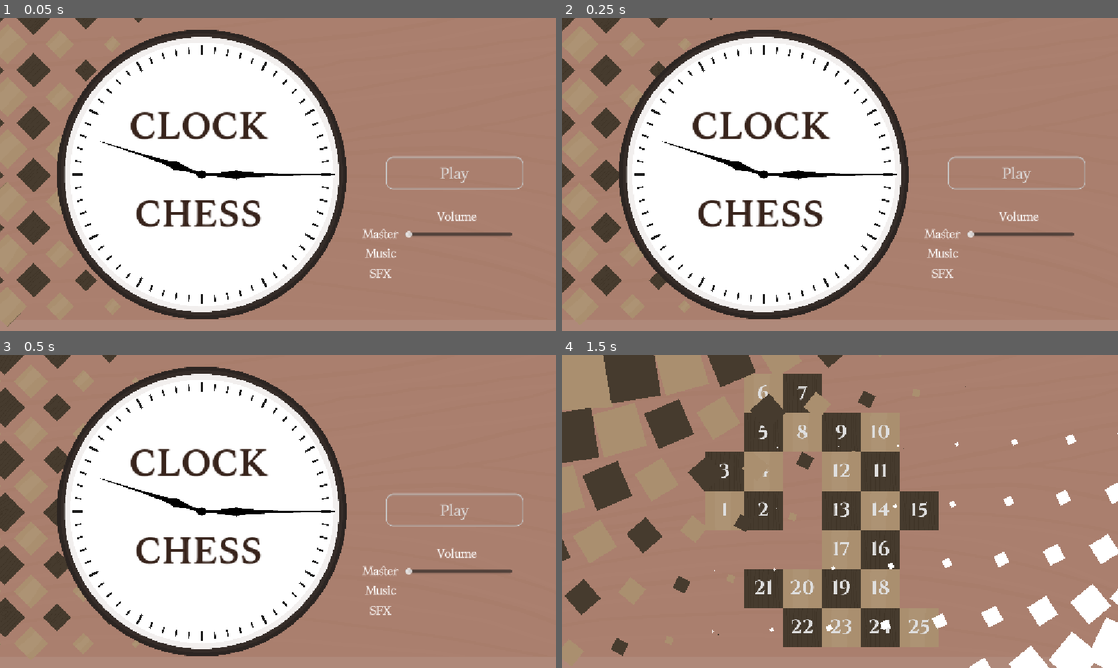
Above: before the commit, frames 1-4 (two rows, left to right).
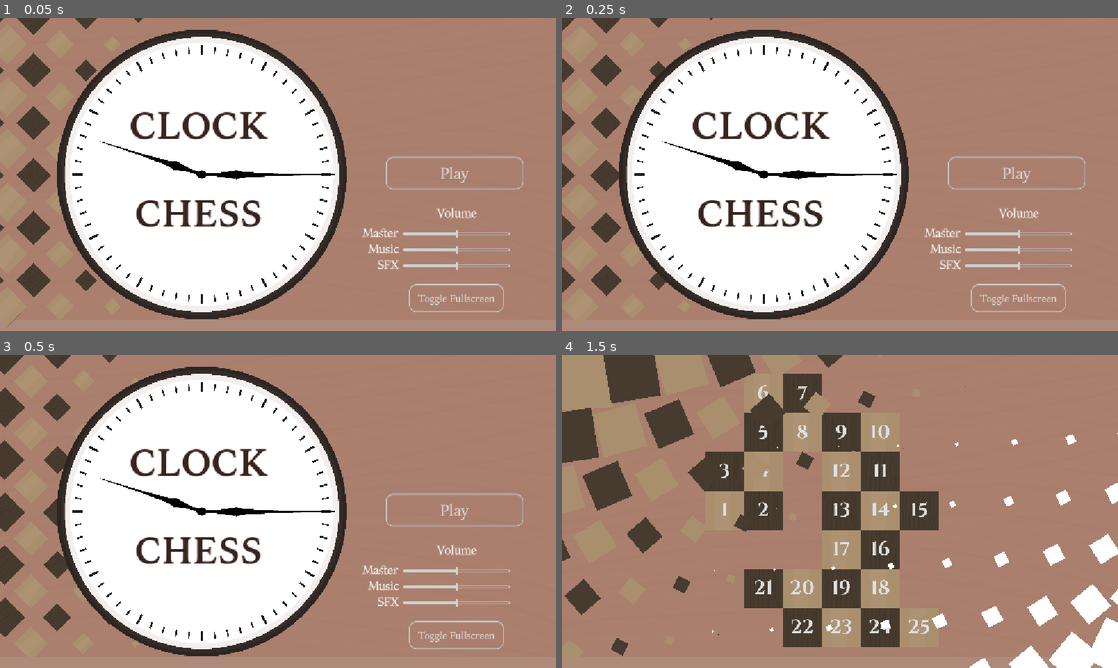
Above: after the commit, the same moments.

Repository: yourname3/gmtk-2026
Game: Godot game, scene res://main_menu/main_menu.tscn
Same seed, same stepped clock (60 frames per second), same inputs: the game is played once before the commit and once after it.
Inputs:
- Up to frame 1 (0.05 s): no input
- Up to frame 2 (0.25 s): no input
- Up to frame 3 (0.5 s): no input
- Up to frame 4 (1.5 s): click "Play" at 0.5 s; click "1" at 1.25 s

The runs differ from the first frame. In frame 1, 1.4% of the frame differs, in the area x 65-93%, y 60-94%; in frame 2, 1.4%; in frame 3, 1.4%; in frame 4, nothing differs.

Commit message:
more work on main menu

Diff:
--- a/abstract_theme.tres
+++ b/abstract_theme.tres
@@ -1,5 +1,7 @@
 [gd_resource type="Theme" format=3 uid="uid://dyhudw6pqmags"]
 
+[ext_resource type="Texture2D" uid="uid://djtanlv6kp25y" path="res://main_menu/slider.png" id="1_dwgrq"]
+[ext_resource type="Texture2D" uid="uid://cinl3ynfe375g" path="res://main_menu/slider_normal.png" id="1_grfk5"]
 [ext_resource type="FontFile" uid="uid://duavmdhnyehrq" path="res://font/Kelvinch-Roman.otf" id="1_i4vvh"]
 
 [sub_resource type="StyleBoxFlat" id="StyleBoxFlat_7ykut"]
@@ -63,6 +65,37 @@
 corner_radius_bottom_right = 14
 corner_radius_bottom_left = 14
 
+[sub_resource type="StyleBoxFlat" id="StyleBoxFlat_fv3ic"]
+content_margin_right = 1.0
+bg_color = Color(0.81960785, 0.81960785, 0.81960785, 1)
+corner_radius_top_left = 2
+corner_radius_top_right = 2
+corner_radius_bottom_right = 2
+corner_radius_bottom_left = 2
+
+[sub_resource type="StyleBoxFlat" id="StyleBoxFlat_83mic"]
+content_margin_right = 1.0
+bg_color = Color(1, 1, 1, 1)
+corner_radius_top_left = 2
+corner_radius_top_right = 2
+corner_radius_bottom_right = 2
+corner_radius_bottom_left = 2
+
+[sub_resource type="StyleBoxFlat" id="StyleBoxFlat_iwbx1"]
+content_margin_top = 3.0
+content_margin_right = 1.0
+content_margin_bottom = 3.0
+bg_color = Color(0.82, 0.82, 0.82, 0.02745098)
+border_width_left = 4
+border_width_top = 2
+border_width_right = 4
+border_width_bottom = 2
+border_blend = true
+corner_radius_top_left = 2
+corner_radius_top_right = 2
+corner_radius_bottom_right = 2
+corner_radius_bottom_left = 2
+
 [resource]
 default_font = ExtResource("1_i4vvh")
 Button/colors/font_color = Color(0.875, 0.875, 0.875, 1)
@@ -71,3 +104,8 @@
 Button/styles/hover = SubResource("StyleBoxFlat_dwgrq")
 Button/styles/normal = SubResource("StyleBoxFlat_grfk5")
 Button/styles/pressed = SubResource("StyleBoxFlat_3x3l2")
+HSlider/icons/grabber = ExtResource("1_grfk5")
+HSlider/icons/grabber_highlight = ExtResource("1_dwgrq")
+HSlider/styles/grabber_area = SubResource("StyleBoxFlat_fv3ic")
+HSlider/styles/grabber_area_highlight = SubResource("StyleBoxFlat_83mic")
+HSlider/styles/slider = SubResource("StyleBoxFlat_iwbx1")
--- a/default_bus_layout.tres
+++ b/default_bus_layout.tres
@@ -3,7 +3,7 @@
 [resource]
 bus/1/name = &"Music"
 bus/1/solo = false
-bus/1/mute = true
+bus/1/mute = false
 bus/1/bypass_fx = false
 bus/1/volume_db = 0.0
 bus/1/send = &"Master"
--- a/global.gd
+++ b/global.gd
@@ -75,6 +75,14 @@
 	# Initialize music. We will load it when possible.
 	ResourceLoader.load_threaded_request("res://music.tscn")
 
+var _last_window_mode: Window.Mode = Window.MODE_MAXIMIZED
+func toggle_fullscreen() -> void:
+	if get_window().mode != Window.MODE_FULLSCREEN:
+		_last_window_mode = get_window().mode
+		get_window().mode = Window.MODE_FULLSCREEN
+	else:
+		get_window().mode = _last_window_mode
+
 func _process(delta: float) -> void:
 	if Music.instance == null:
 		var status = ResourceLoader.load_threaded_get_status("res://music.tscn")
@@ -84,3 +92,6 @@
 			var node = scene.instantiate()
 			Music.instance = node
 			get_tree().root.add_child(node)
+
+	if Input.is_action_just_pressed(&"fullscreen"):
+		toggle_fullscreen()
--- a/main_menu/main_menu.tscn
+++ b/main_menu/main_menu.tscn
@@ -9,6 +9,7 @@
 [ext_resource type="Texture2D" uid="uid://pymwiw61f5al" path="res://main_menu/minute_hand.png" id="4_t6bnd"]
 [ext_resource type="Theme" uid="uid://dyhudw6pqmags" path="res://abstract_theme.tres" id="8_ia84y"]
 [ext_resource type="FontFile" uid="uid://duavmdhnyehrq" path="res://font/Kelvinch-Roman.otf" id="9_6at21"]
+[ext_resource type="PackedScene" uid="uid://cqdxb81kbw3iv" path="res://options/options_base.tscn" id="10_og6xe"]
 
 [node name="Control" type="Control" unique_id=1799267483]
 layout_mode = 3
@@ -546,49 +547,9 @@
 theme_override_font_sizes/font_size = 31
 text = "Play"
 
-[node name="Label" type="Label" parent="UI" unique_id=528784699]
+[node name="Options" parent="UI" unique_id=125116326 instance=ExtResource("10_og6xe")]
 layout_mode = 0
-offset_left = 891.0
-offset_top = 395.0
-offset_right = 1002.0
-offset_bottom = 438.0
-theme_override_font_sizes/font_size = 24
-text = "Volume"
-horizontal_alignment = 1
-
-[node name="Label2" type="Label" parent="UI" unique_id=381994846]
-layout_mode = 0
-offset_left = 733.0
-offset_top = 431.0
-offset_right = 844.0
-offset_bottom = 474.0
-theme_override_font_sizes/font_size = 24
-text = "Master"
-horizontal_alignment = 1
-
-[node name="Label3" type="Label" parent="UI" unique_id=2077221299]
-layout_mode = 0
-offset_left = 733.0
-offset_top = 471.0
-offset_right = 844.0
-offset_bottom = 514.0
-theme_override_font_sizes/font_size = 24
-text = "Music"
-horizontal_alignment = 1
-
-[node name="Label4" type="Label" parent="UI" unique_id=109004592]
-layout_mode = 0
-offset_left = 733.0
-offset_top = 513.0
-offset_right = 844.0
-offset_bottom = 556.0
-theme_override_font_sizes/font_size = 24
-text = "SFX"
-horizontal_alignment = 1
-
-[node name="HSlider" type="HSlider" parent="UI" unique_id=1604483189]
-layout_mode = 0
-offset_left = 839.0
-offset_top = 440.0
-offset_right = 1061.0
-offset_bottom = 456.0
+offset_left = 844.0
+offset_top = 388.0
+offset_right = 1048.0
+offset_bottom = 661.0
--- /dev/null
+++ b/main_menu/volume_slider.gd
@@ -0,0 +1,13 @@
+extends HSlider
+class_name VolumeSlider
+
+@export var bus_name: StringName = &"Master"
+var bus_idx: int = 0
+
+func _ready() -> void:
+	min_value = 0.0
+	max_value = 2.0
+	bus_idx = AudioServer.get_bus_index(bus_name)
+	value = AudioServer.get_bus_volume_linear(bus_idx)
+
+	value_changed.connect(func(v: float): AudioServer.set_bus_volume_linear(bus_idx, v))
--- /dev/null
+++ b/options/options_base.gd
@@ -0,0 +1,8 @@
+extends Control
+class_name OptionsBase
+
+# Called when the node enters the scene tree for the first time.
+func _ready() -> void:
+	%FullscreenButton.pressed.connect(func():
+		Global.toggle_fullscreen()
+	)
--- /dev/null
+++ b/options/options_base.tscn
@@ -0,0 +1,129 @@
+[gd_scene format=3 uid="uid://cqdxb81kbw3iv"]
+
+[ext_resource type="Theme" uid="uid://dyhudw6pqmags" path="res://abstract_theme.tres" id="1_11mhl"]
+[ext_resource type="Script" uid="uid://esu8xj3rh44s" path="res://main_menu/volume_slider.gd" id="1_hy7lw"]
+[ext_resource type="Script" uid="uid://deqs54e3odn4d" path="res://options/options_base.gd" id="2_a03j4"]
+
+[node name="Options" type="Control" unique_id=125116326]
+layout_mode = 3
+anchors_preset = 0
+offset_right = 204.0
+offset_bottom = 273.0
+theme = ExtResource("1_11mhl")
+script = ExtResource("2_a03j4")
+
+[node name="Label" type="Label" parent="." unique_id=1850455929]
+layout_mode = 1
+anchors_preset = 5
+anchor_left = 0.5
+anchor_right = 0.5
+offset_left = -55.5
+offset_right = 55.5
+offset_bottom = 43.0
+grow_horizontal = 2
+theme_override_font_sizes/font_size = 24
+text = "Volume"
+horizontal_alignment = 1
+
+[node name="SliderMaster" type="HSlider" parent="." unique_id=1873743152]
+layout_mode = 1
+anchors_preset = 8
+anchor_left = 0.5
+anchor_top = 0.5
+anchor_right = 0.5
+anchor_bottom = 0.5
+offset_left = -111.0
+offset_top = -85.5
+offset_right = 111.0
+offset_bottom = -69.5
+grow_horizontal = 2
+grow_vertical = 2
+max_value = 1.0
+step = 0.05
+value = 0.5
+script = ExtResource("1_hy7lw")
+
+[node name="Label2" type="Label" parent="SliderMaster" unique_id=1386514464]
+layout_mode = 0
+offset_left = -120.0
+offset_top = -10.0
+offset_right = -9.0
+offset_bottom = 33.0
+theme_override_font_sizes/font_size = 24
+text = "Master"
+horizontal_alignment = 2
+
+[node name="SliderMaster2" type="HSlider" parent="." unique_id=1598728921]
+layout_mode = 1
+anchors_preset = 8
+anchor_left = 0.5
+anchor_top = 0.5
+anchor_right = 0.5
+anchor_bottom = 0.5
+offset_left = -111.0
+offset_top = -52.5
+offset_right = 111.0
+offset_bottom = -36.5
+grow_horizontal = 2
+grow_vertical = 2
+max_value = 1.0
+step = 0.05
+value = 0.5
+script = ExtResource("1_hy7lw")
+bus_name = &"Music"
+
+[node name="Label2" type="Label" parent="SliderMaster2" unique_id=2026216271]
+layout_mode = 0
+offset_left = -120.0
+offset_top = -10.0
+offset_right = -9.0
+offset_bottom = 33.0
+theme_override_font_sizes/font_size = 24
+text = "Music"
+horizontal_alignment = 2
+
+[node name="SliderMaster3" type="HSlider" parent="." unique_id=616528358]
+layout_mode = 1
+anchors_preset = 8
+anchor_left = 0.5
+anchor_top = 0.5
+anchor_right = 0.5
+anchor_bottom = 0.5
+offset_left = -111.0
+offset_top = -19.5
+offset_right = 111.0
+offset_bottom = -3.5
+grow_horizontal = 2
+grow_vertical = 2
+max_value = 1.0
+step = 0.05
+value = 0.5
+script = ExtResource("1_hy7lw")
+bus_name = &"SFX"
+
+[node name="Label2" type="Label" parent="SliderMaster3" unique_id=594532165]
+layout_mode = 0
+offset_left = -120.0
+offset_top = -10.0
+offset_right = -9.0
+offset_bottom = 33.0
+theme_override_font_sizes/font_size = 24
+text = "SFX"
+horizontal_alignment = 2
+
+[node name="FullscreenButton" type="Button" parent="." unique_id=160608975]
+unique_name_in_owner = true
+layout_mode = 1
+anchors_preset = 7
+anchor_left = 0.5
+anchor_top = 1.0
+anchor_right = 0.5
+anchor_bottom = 1.0
+offset_left = -98.0
+offset_top = -110.0
+offset_right = 98.0
+offset_bottom = -52.0
+grow_horizontal = 2
+grow_vertical = 0
+theme_override_font_sizes/font_size = 20
+text = "Toggle Fullscreen"
--- a/project.godot
+++ b/project.godot
@@ -48,6 +48,12 @@
 , Object(InputEventJoypadButton,"resource_local_to_scene":false,"resource_name":"","device":-1,"button_index":6,"pressure":0.0,"pressed":false,"script":null)
 ]
 }
+fullscreen={
+"deadzone": 0.2,
+"events": [Object(InputEventKey,"resource_local_to_scene":false,"resource_name":"","device":-1,"window_id":0,"alt_pressed":false,"shift_pressed":true,"ctrl_pressed":false,"meta_pressed":false,"pressed":false,"keycode":0,"physical_keycode":4194309,"key_label":0,"unicode":0,"location":0,"echo":false,"script":null)
+, Object(InputEventKey,"resource_local_to_scene":false,"resource_name":"","device":-1,"window_id":0,"alt_pressed":false,"shift_pressed":false,"ctrl_pressed":false,"meta_pressed":false,"pressed":false,"keycode":0,"physical_keycode":4194342,"key_label":0,"unicode":0,"location":0,"echo":false,"script":null)
+]
+}
 
 [physics]
 
Binary file added: main_menu/slider.png
Not shown, added: main_menu/slider.png.import
Binary file added: main_menu/slider_normal.png
Not shown, added: main_menu/slider_normal.png.import
Not shown, added: main_menu/volume_slider.gd.uid
Not shown, added: options/options_base.gd.uid
Not shown, added: main_menu/slider.kra
Not shown, added: main_menu/slider.kra~
Not shown, added: main_menu/slider.png~
